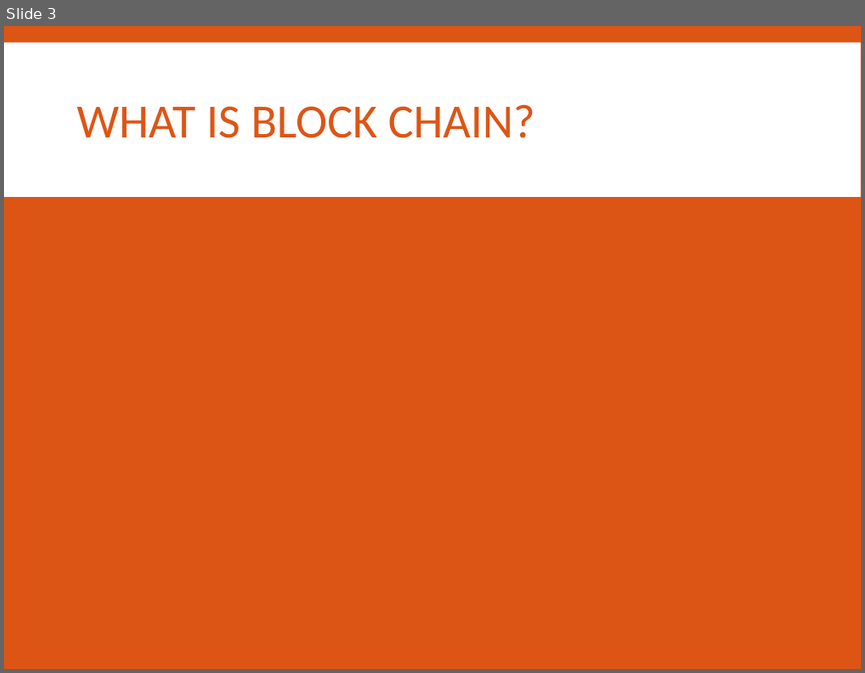
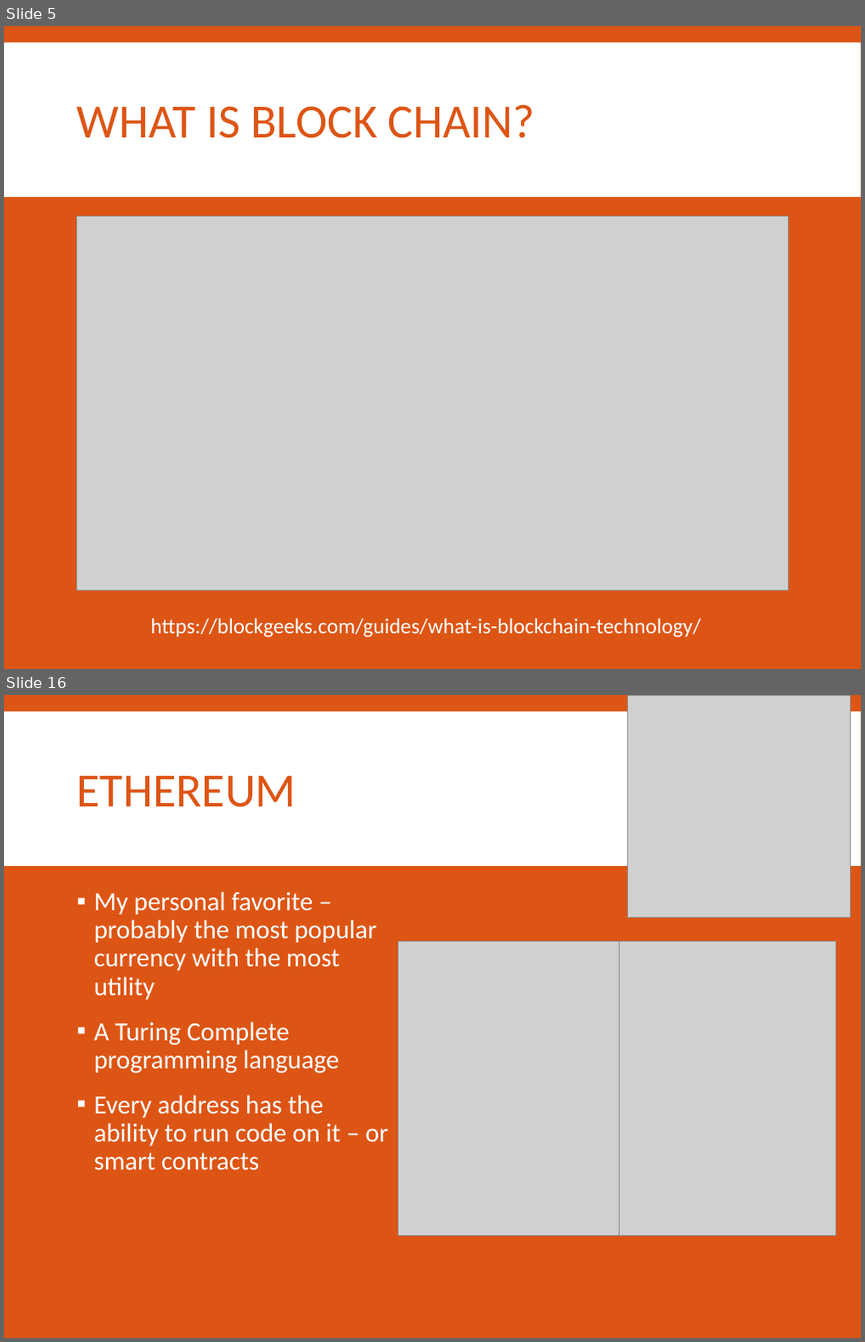
Before and after one commit to SPARC-Auburn/Documents, a slide deck: Presentations and Meeting Notes/2017-2018/Forum Topics/Block-Chain.pptx. Shown one above the other, each under a label of ours: slide 3 before the commit, slides 5 and 16 after it; the slides between them are not shown. The pictures are 865x673 and 865x1342 pixels, drawn with LibreOffice and Linux fonts; fonts in the diff are those of the drawing; grey boxes stand for pictures. Boxes give left, top, right and bottom in pixels: in the first picture for what was removed or moved away, otherwise in the second. Text is boxed around its words. In the diff, an @@ line names an element or a change of style, - is before the commit and + after.

```diff
--- a/Presentations and Meeting Notes/2017-2018/Forum Topics/Block-Chain.pptx
+++ b/Presentations and Meeting Notes/2017-2018/Forum Topics/Block-Chain.pptx
@@ slide 16 added at <box>4,695,861,1338</box>, background #DD5515; not listed: 1 template element that a slide beside it also shows @@
@@ picture added at <box>627,695,850,918</box> @@
@@ title added at <box>77,776,296,807</box>, 40 pt, text #DD5515 @@
+ETHEREUM
@@ text added at <box>94,891,388,1170</box>, 22 pt, text #FFFFFF @@
+▪ My personal favorite – probably the most popular currency with the most utility
+▪ A Turing Complete programming language
+▪ Every address has the ability to run code on it – or smart contracts
@@ picture added at <box>398,941,619,1235</box> @@
@@ picture added at <box>619,941,836,1235</box> @@
@@ what was slide 3 is now slide 5 @@
@@ slide 5 changed as well @@
@@ picture added at <box>76,216,788,590</box> @@
@@ text added at <box>151,618,701,637</box>, 18 pt, text #FFFFFF @@
+https://blockgeeks.com/guides/what-is-blockchain-technology/
```
Also in this commit, not shown: 1 other slide changed, 16 other slides added, 6 other files.
